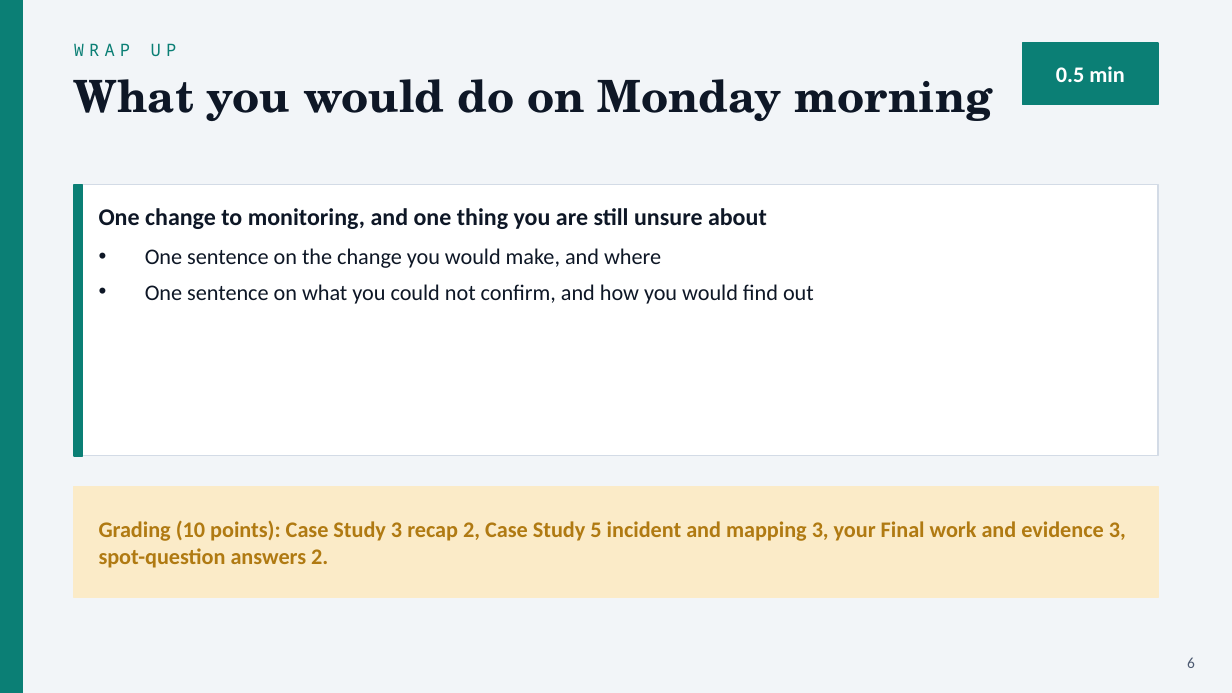
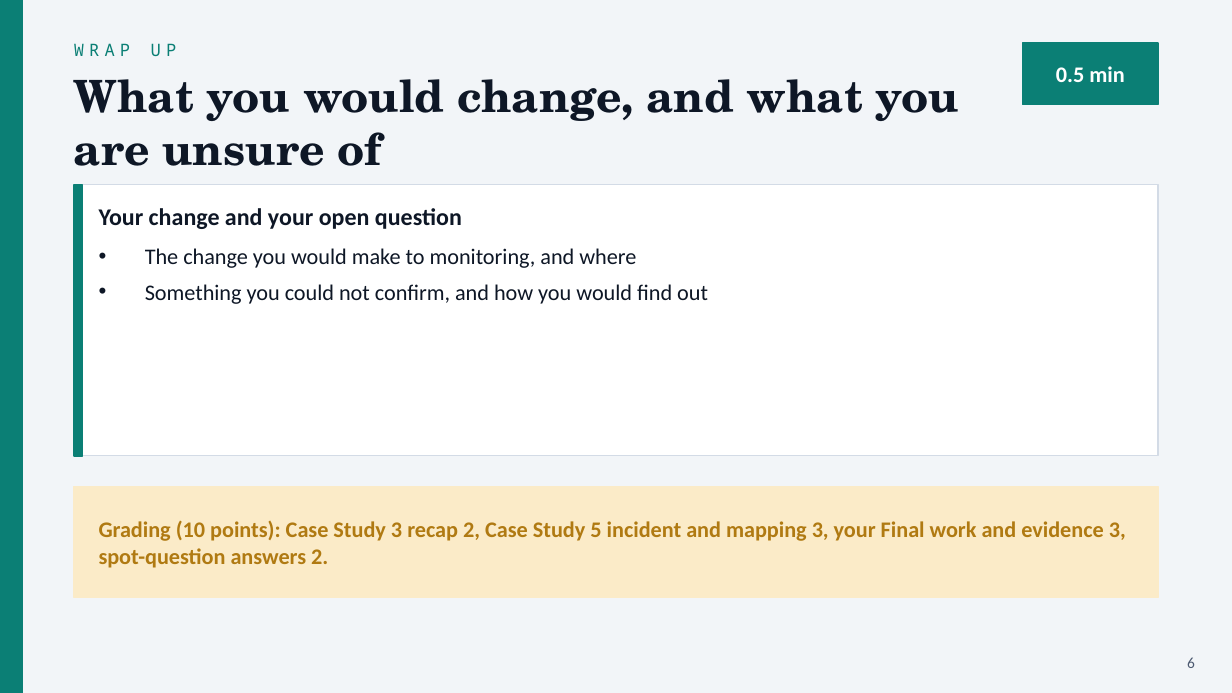
Before and after one commit to cyberdefendersprogram/classapp, a slide deck: slide 6 of content/cis53/templates/CIS53-Final-Presentation-Template.pptx. Drawn at 1232x693 pixels with LibreOffice and Linux fonts; fonts in the diff are those of the drawing. Boxes give left, top, right and bottom in pixels: in the first picture for what was removed or moved away, otherwise in the second. Text is boxed around its words. In the diff, an @@ line names an element or a change of style, - is before the commit and + after.

```diff
--- a/content/cis53/templates/CIS53-Final-Presentation-Template.pptx
+++ b/content/cis53/templates/CIS53-Final-Presentation-Template.pptx
@@ text at box(74, 79, 960, 166): text changed @@
-What you would do on Monday morning
+What you would change, and what you are unsure of
@@ text at box(99, 208, 462, 229): text changed @@
-One change to monitoring, and one thing you are still unsure about
+Your change and your open question
@@ text at box(145, 248, 708, 304): text changed @@
-• One sentence on the change you would make, and where
-• One sentence on what you could not confirm, and how you would find out
+• The change you would make to monitoring, and where
+• Something you could not confirm, and how you would find out
```
Also in this commit, not shown: 5 other slides changed, 1 other file.
